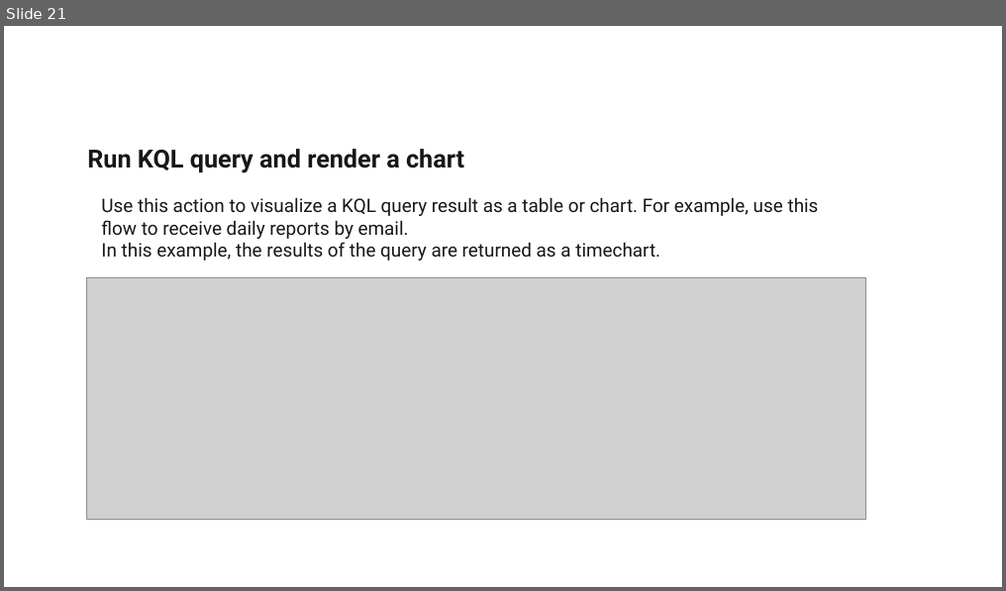
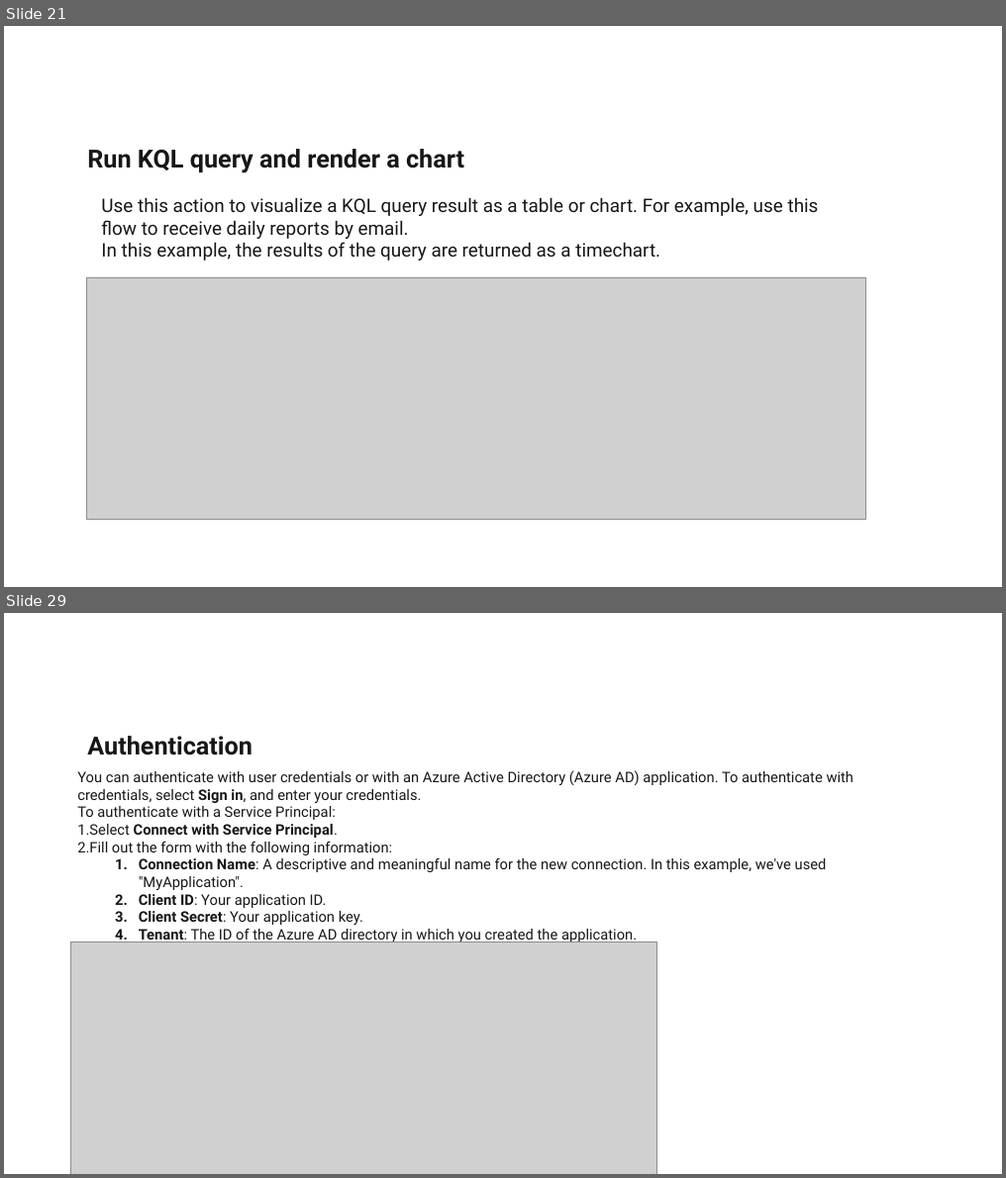
Before and after one commit to Deloitte-Azure-Accelerators/DataExplorer, a slide deck: Azure Data Explorer.pptx. Shown one above the other, each under a label of ours: slide 21 before the commit, slides 21 and 29 after it; the slides between them are not shown. The pictures are 1006x591 and 1006x1178 pixels, drawn with LibreOffice and Linux fonts; fonts in the diff are those of the drawing; grey boxes stand for pictures; background and template pictures are left out. Boxes give left, top, right and bottom in pixels: in the first picture for what was removed or moved away, otherwise in the second. Text is boxed around its words. In the diff, an @@ line names an element or a change of style, - is before the commit and + after.

```diff
--- a/Azure Data Explorer.pptx
+++ b/Azure Data Explorer.pptx
@@ slide 29 added at bbox=[4, 613, 1002, 1174], background #FFFFFF; not listed: 1 template element that a slide beside it also shows @@
@@ text added at bbox=[87, 736, 252, 756], 24 pt, text #171717, bold @@
+Authentication
@@ text added at bbox=[77, 770, 854, 944], 14 pt, text #171717 @@
+You can authenticate with user credentials or with an Azure Active Directory (Azure AD) application. To authenticate with credentials, select Sign in, and enter your credentials.
+To authenticate with a Service Principal:
+1. Select Connect with Service Principal.
+2. Fill out the form with the following information:
+  1. Connection Name: A descriptive and meaningful name for the new connection. In this example, we've used "MyApplication".
+  2. Client ID: Your application ID.
+  3. Client Secret: Your application key.
+  4. Tenant: The ID of the Azure AD directory in which you created the application.
@@ picture added at bbox=[70, 943, 657, 1174] @@
```
Also in this commit, not shown: 17 other slides added.
